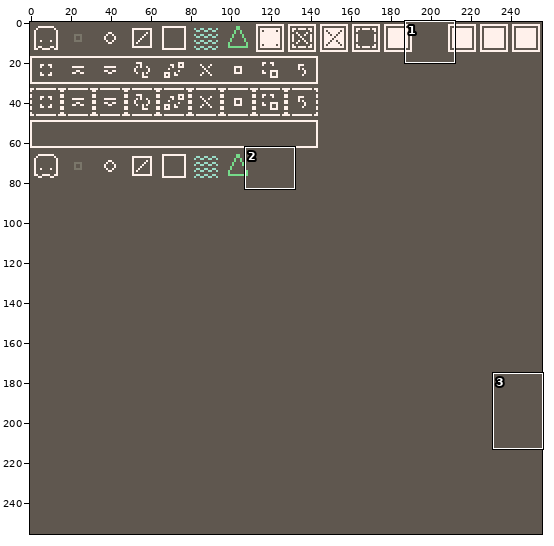
Edited in one commit: sprite sheet (assets/sprites.png). The first picture is a wide view before the edit; the outline marks the close-up.
Close-up. Earlier state:
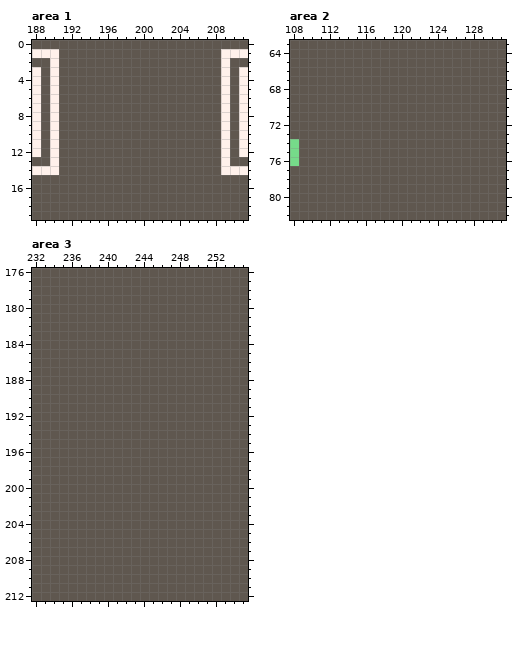
The file is 256x256 pixels. Shown: area 1: x 188..211, y 0..19; area 2: x 108..131, y 63..82; area 3: x 232..255, y 176..212. The commit also changed other parts of the picture, which this record leaves out.
Now the later version:
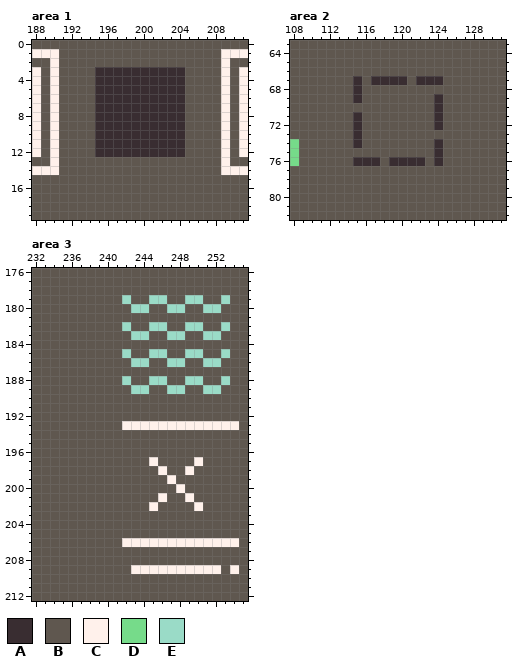
Palette (. is transparent): A #392d31  B #5f574f  C #fff1eb  D #76db8a  E #9adbc7
The edit:
--- area 1
@@ x 193..206 @@
  2 BBBBBBBBBBBBBB
- 3 BBBBBBBBBBBBBB
- 4 BBBBBBBBBBBBBB
- 5 BBBBBBBBBBBBBB
- 6 BBBBBBBBBBBBBB
- 7 BBBBBBBBBBBBBB
- 8 BBBBBBBBBBBBBB
- 9 BBBBBBBBBBBBBB
-10 BBBBBBBBBBBBBB
-11 BBBBBBBBBBBBBB
-12 BBBBBBBBBBBBBB
+ 3 BBAAAAAAAAAABB
+ 4 BBAAAAAAAAAABB
+ 5 BBAAAAAAAAAABB
+ 6 BBAAAAAAAAAABB
+ 7 BBAAAAAAAAAABB
+ 8 BBAAAAAAAAAABB
+ 9 BBAAAAAAAAAABB
+10 BBAAAAAAAAAABB
+11 BBAAAAAAAAAABB
+12 BBAAAAAAAAAABB
 13 BBBBBBBBBBBBBB
--- area 2
@@ x 113..126 @@
 66 BBBBBBBBBBBBBB
-67 BBBBBBBBBBBBBB
-68 BBBBBBBBBBBBBB
-69 BBBBBBBBBBBBBB
-70 BBBBBBBBBBBBBB
-71 BBBBBBBBBBBBBB
-72 BBBBBBBBBBBBBB
-73 BBBBBBBBBBBBBB
-74 BBBBBBBBBBBBBB
-75 BBBBBBBBBBBBBB
-76 BBBBBBBBBBBBBB
+67 BBABAAAABAAABB
+68 BBABBBBBBBBBBB
+69 BBABBBBBBBBABB
+70 BBBBBBBBBBBABB
+71 BBABBBBBBBBABB
+72 BBABBBBBBBBABB
+73 BBABBBBBBBBBBB
+74 BBABBBBBBBBABB
+75 BBBBBBBBBBBABB
+76 BBAAABAAAABABB
 77 BBBBBBBBBBBBBB
--- area 3
@@ x 240..255 @@
 178 BBBBBBBBBBBBBBBB
-179 BBBBBBBBBBBBBBBB
-180 BBBBBBBBBBBBBBBB
+179 BBEBBEEBBEEBBEBB
+180 BBBEEBBEEBBEEBBB
 181 BBBBBBBBBBBBBBBB
-182 BBBBBBBBBBBBBBBB
-183 BBBBBBBBBBBBBBBB
+182 BBEBBEEBBEEBBEBB
+183 BBBEEBBEEBBEEBBB
 184 BBBBBBBBBBBBBBBB
-185 BBBBBBBBBBBBBBBB
-186 BBBBBBBBBBBBBBBB
+185 BBEBBEEBBEEBBEBB
+186 BBBEEBBEEBBEEBBB
 187 BBBBBBBBBBBBBBBB
-188 BBBBBBBBBBBBBBBB
-189 BBBBBBBBBBBBBBBB
+188 BBEBBEEBBEEBBEBB
+189 BBBEEBBEEBBEEBBB
 190 BBBBBBBBBBBBBBBB
@@ x 240..255 @@
 192 BBBBBBBBBBBBBBBB
-193 BBBBBBBBBBBBBBBB
+193 BBCCCCCCCCCCCCCB
 194 BBBBBBBBBBBBBBBB
@@ x 243..252 @@
 196 BBBBBBBBBB
-197 BBBBBBBBBB
-198 BBBBBBBBBB
-199 BBBBBBBBBB
-200 BBBBBBBBBB
-201 BBBBBBBBBB
-202 BBBBBBBBBB
+197 BBCBBBBCBB
+198 BBBCBBCBBB
+199 BBBBCBBBBB
+200 BBBBBCBBBB
+201 BBBCBBCBBB
+202 BBCBBBBCBB
 203 BBBBBBBBBB
@@ x 240..255 @@
 205 BBBBBBBBBBBBBBBB
-206 BBBBBBBBBBBBBBBB
+206 BBCCCCCCCCCCCCCB
 207 BBBBBBBBBBBBBBBB
 208 BBBBBBBBBBBBBBBB
-209 BBBBBBBBBBBBBBBB
+209 BBBCCCCCCCCCCBCB
 210 BBBBBBBBBBBBBBBB
Where, in picture pixels (left, top, right, bottom), the same in both close-ups:
changed: (95, 67, 185, 157)
changed: (353, 76, 443, 166)
changed: (122, 295, 239, 430)
changed: (149, 457, 203, 511)
changed: (122, 538, 239, 574)
